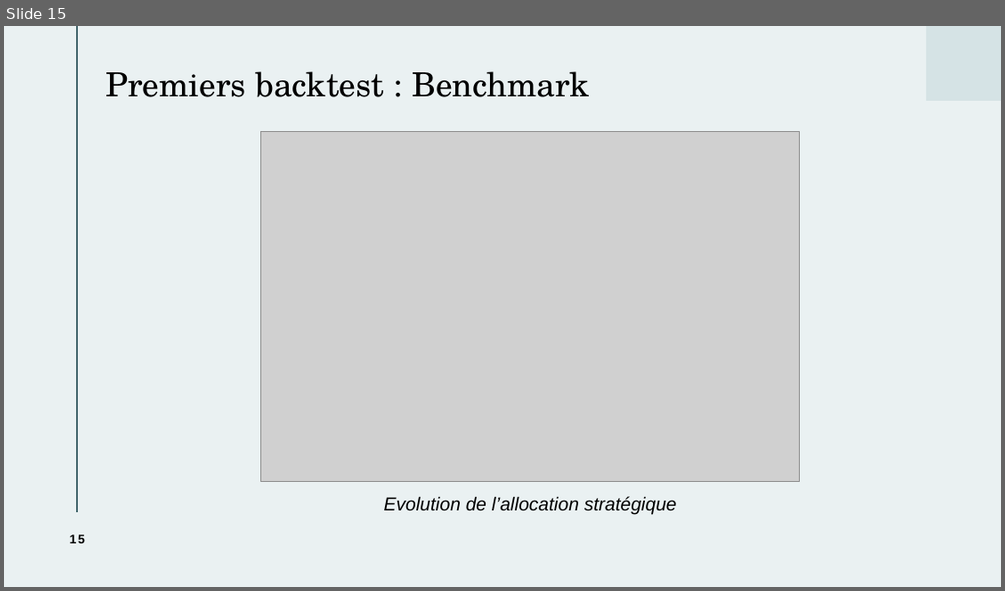
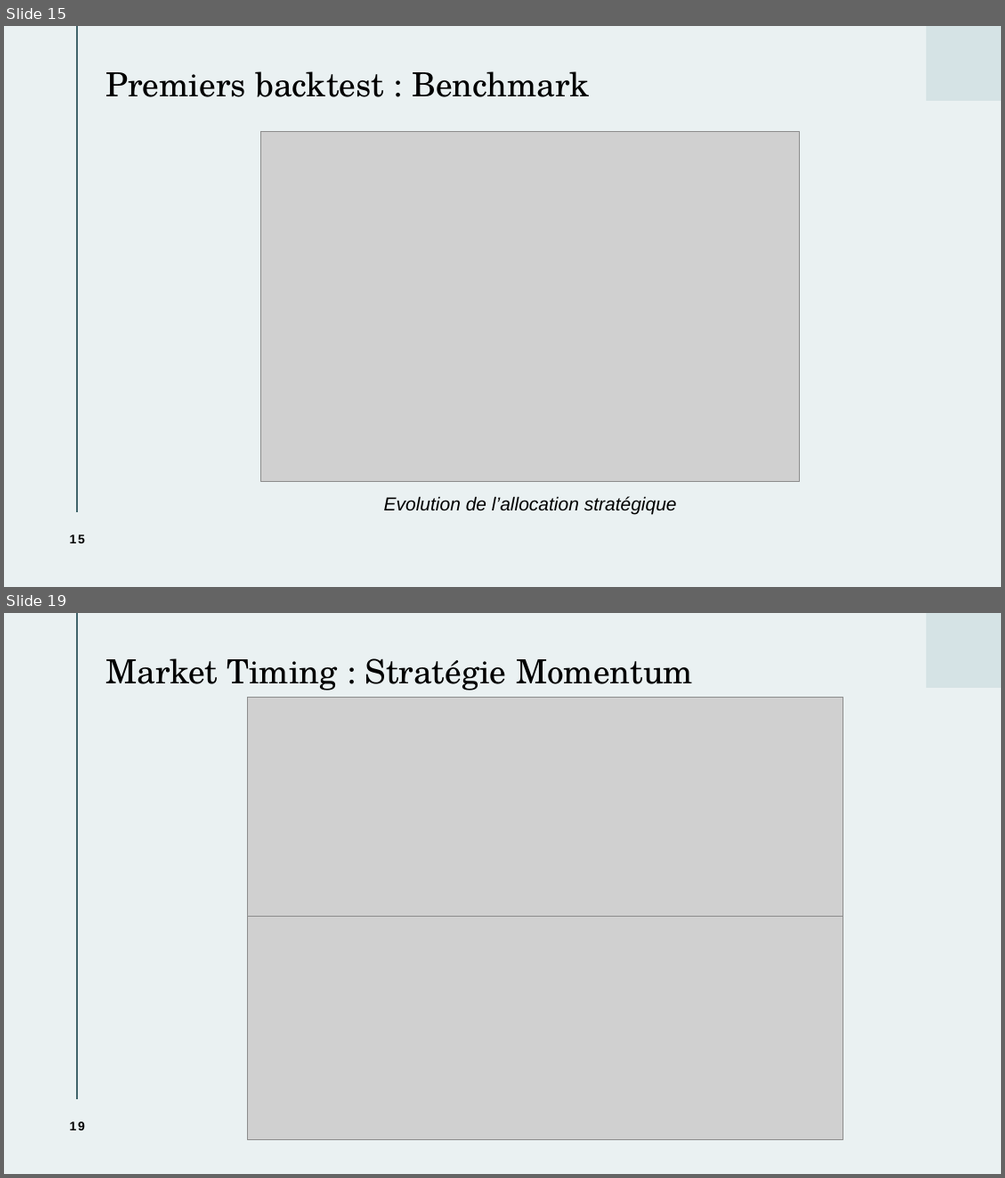
Before and after one commit to baptistedfr/Cross-Assets-Solutions, a slide deck: Solution d'investissement présentation.pptx. Shown one above the other, each under a label of ours: slide 15 before the commit, slides 15 and 19 after it; the slides between them are not shown. The pictures are 1005x591 and 1005x1178 pixels, drawn with LibreOffice and Linux fonts; fonts in the diff are those of the drawing; grey boxes stand for pictures. Boxes give left, top, right and bottom in pixels: in the first picture for what was removed or moved away, otherwise in the second. Text is boxed around its words. In the diff, an @@ line names an element or a change of style, - is before the commit and + after.

```diff
--- a/Solution d'investissement présentation.pptx
+++ b/Solution d'investissement présentation.pptx
@@ slide 19 added at (4, 613, 1001, 1174), background #EAF1F2; not listed: 2 template elements that a slide beside it also shows @@
@@ title added at (105, 658, 693, 690), 32 pt, text #000000 @@
+Market Timing : Stratégie Momentum
@@ picture added at (247, 697, 842, 922) @@
@@ picture added at (247, 916, 842, 1140) @@
@@ page number added at (70, 1121, 85, 1130), 12 pt, text #000000, bold @@
+19
```
Also in this commit, not shown: 4 other slides added.
